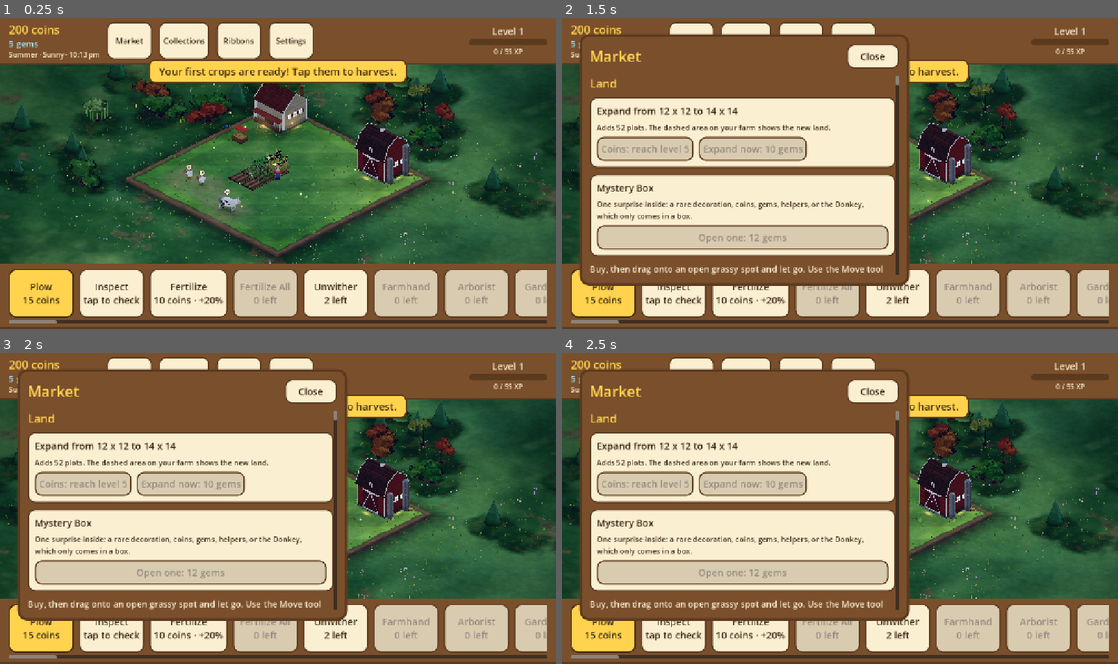
Above: before the commit, frames 1-4 (two rows, left to right).
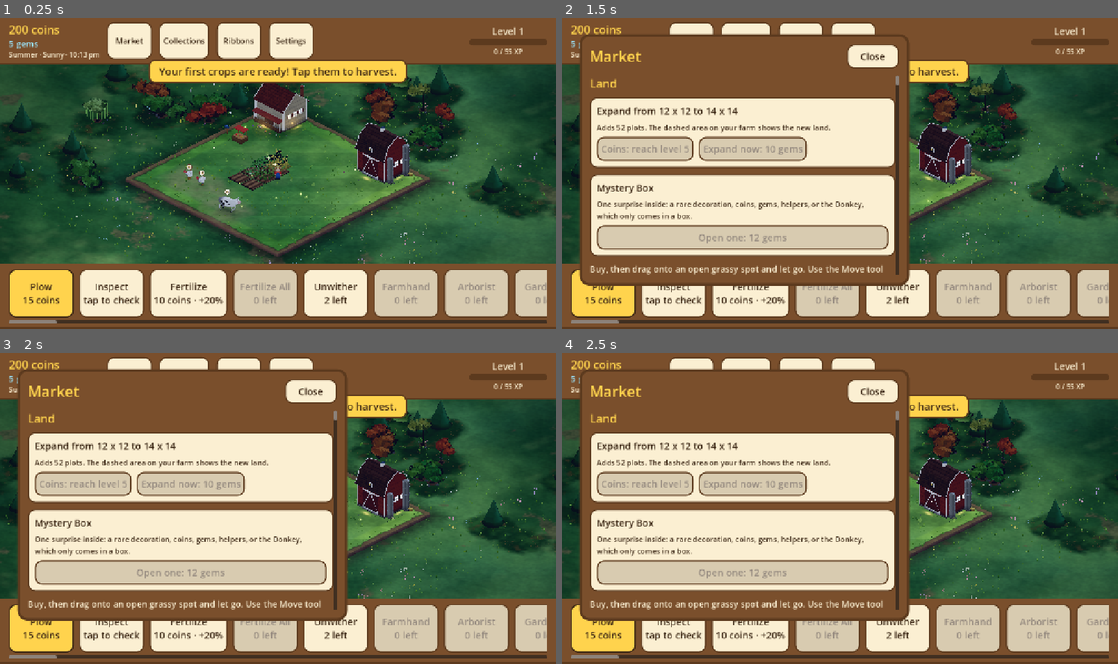
Above: after the commit, the same moments.

Repository: aniket-patra-1998/farm-game
Game: Godot game, scene res://scenes/main.tscn
Same seed, same stepped clock (60 frames per second), same inputs: the game is played once before the commit and once after it.
Inputs:
- Up to frame 1 (0.25 s): no input
- Up to frame 2 (1.5 s): click "Market" at 0.5 s; click "Collections" at 1.25 s
- Up to frame 3 (2 s): no input
- Up to frame 4 (2.5 s): click "Ribbons" at 2 s

The runs differ from the first frame. In frame 1, 0.2% of the frame differs, in the area x 1-100%, y 14-57%; in frame 2, less than 0.1%; in frame 3, less than 0.1%; in frame 4, less than 0.1%.

Commit message:
Decorations: layered five-skirt pine, small props drawn bigger (mailbox, flamingo, gnome, birdhouse, lamp, bath, barrow, sundial)
Co-Authored-By: Claude Sonnet 5.5 <noreply@anthropic.com>
Claude-Session: https://claude.ai/code/session_014fNSr1LTa4ZmUtF6K6voar

Diff:
--- a/data/scale_guide.json
+++ b/data/scale_guide.json
@@ -21,7 +21,14 @@
       "arbor": 1.15,
       "farm_stand": 1.15,
       "water_well": 1.2,
-      "mailbox": 1.3
+      "mailbox": 1.9,
+      "pink_flamingo": 2.2,
+      "garden_gnome": 2.2,
+      "birdhouse": 2.0,
+      "lamp_post": 1.7,
+      "birdbath": 1.8,
+      "wheelbarrow": 1.8,
+      "sundial": 1.7
     }
   }
 }
--- a/scripts/world3d/objects_3d.gd
+++ b/scripts/world3d/objects_3d.gd
@@ -17,6 +17,8 @@
 const GROVE_MASK := 0xff       # woods stand shoulder to shoulder: their trees are drawn crowded on every side
 
 const PINE := Color("#2f6b3a")
+const PINE_TIERS := 5        # skirts of needles on a pine
+const PINE_TRUNK_R := 0.055
 
 
 const STEP_LEVEL := 100       # see _step
@@ -292,19 +294,21 @@
 
 
 
-## A pine: a short trunk and three stacked cones of dark needles.
+## A pine: a short trunk and five stacked, overlapping skirts of needles, widest and darkest at the bottom,
+## each turned a little from the one below, so the outline is ragged like a real conifer's.
 static func pine(parent: Node3D, base: Vector3, size: float) -> void:
 	var root := Node3D.new()
 	root.position = base
 	parent.add_child(root)
-	ModelKit.cylinder(root, Vector3.ZERO, 0.05 * size, 0.2 * size, ModelKit.paint(TreeModel.BARK), -1.0, 6)
-	for k in 3:
-		var y := (0.15 + 0.28 * k) * size
-		var r := (0.42 - 0.1 * k) * size
-		ModelKit.cylinder(root, Vector3(0, y, 0), r, 0.5 * size, ModelKit.paint(PINE.lightened(0.07 * k)), 0.0, 9)
+	ModelKit.cylinder(root, Vector3.ZERO, PINE_TRUNK_R * size, 0.22 * size, ModelKit.paint(TreeModel.BARK), -1.0, 6)
+	for k in PINE_TIERS:
+		var up := float(k) / (PINE_TIERS - 1)
+		var y := (0.14 + 0.2 * k) * size
+		var r := lerpf(0.5, 0.14, up) * size
+		var skirt := ModelKit.cylinder(root, Vector3(0, y, 0), r, lerpf(0.46, 0.34, up) * size,
+			ModelKit.paint(PINE.darkened(0.16 * (1.0 - up)).lightened(0.06 * up)), 0.0, 8 + (k % 2))
+		skirt.rotation.y = k * 0.7
 	ModelKit.sway_all(root, TreeModel.SWAY)  # bends in the wind like every tree
-
-
 
 
 # ---------------------------------------------------------------- placing
